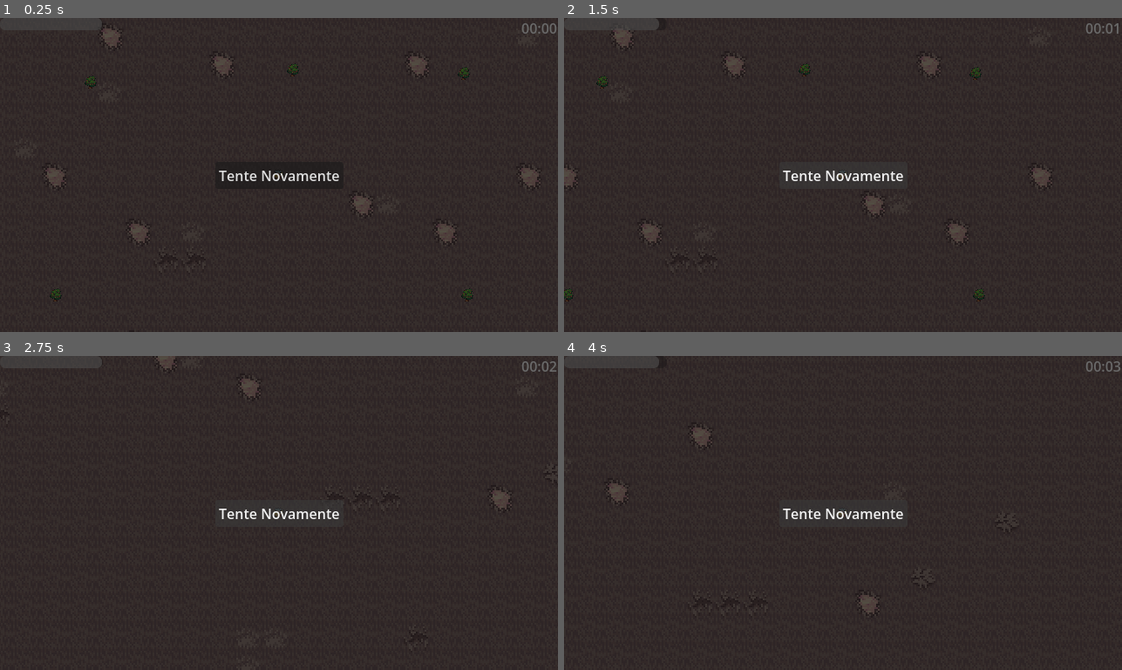
Above: before the commit, frames 1-4 (two rows, left to right).
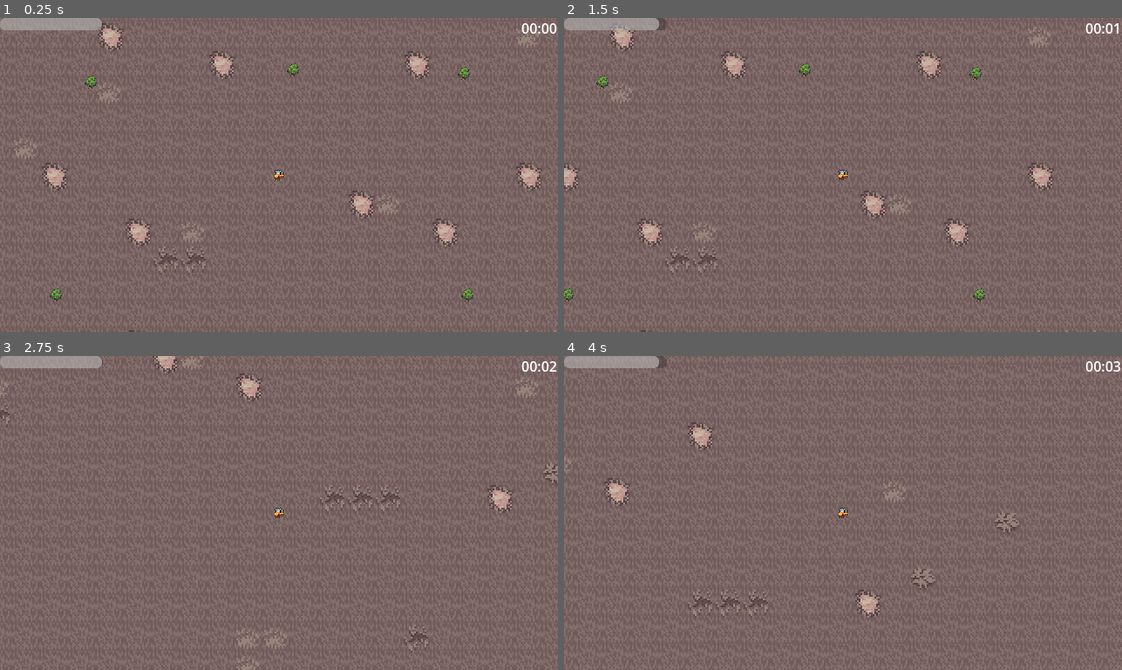
Above: after the commit, the same moments.

Repository: DevLucasOnly/DevLucasOnly-SurviveGD-Prototipo-de-Sobrevivencia-2D
Game: Godot game, scene res://scenes/world.tscn
Same seed, same stepped clock (60 frames per second), same inputs: the game is played once before the commit and once after it.
Inputs (mouse positions are in pixels of both pictures, inside the frame that each line leads up to):
- Up to frame 1 (0.25 s): no input
- Up to frame 2 (1.5 s): click (843, 175) at 0.5 s, where only the run before the commit has a clickable "Tente Novamente"; tap Enter at 1.25 s; hold D (move_right) from 1.28 s (still down)
- Up to frame 3 (2.75 s): release D (move_right) at 2.03 s; hold S (move_down) from 2.03 s (still down)
- Up to frame 4 (4 s): release S (move_down) at 2.78 s; hold D (move_right) 2.78-3.53 s; hold W (move_up) from 3.53 s (still down)

The runs differ from the first frame. In frame 1, 100% of the frame differs, in the area x 0-100%, y 0-100%; in frame 2, 100%; in frame 3, 100%; in frame 4, 100%.

Commit message:
Ajuste na tela de game over e no painel

Diff:
--- a/scenes/hud.tscn
+++ b/scenes/hud.tscn
@@ -3,6 +3,7 @@
 [ext_resource type="Script" uid="uid://mw2cyrq3rjtf" path="res://scripts/hud.gd" id="1_ahhtf"]
 
 [node name="HUD" type="CanvasLayer" unique_id=913610252]
+process_mode = 3
 script = ExtResource("1_ahhtf")
 
 [node name="BarraHumanidade" type="ProgressBar" parent="." unique_id=716565313]
--- a/scripts/hud.gd
+++ b/scripts/hud.gd
@@ -2,21 +2,37 @@
 
 @onready var barra_humanidade: ProgressBar = $BarraHumanidade
 @onready var tempo_label: Label = $TempoLabel
+@onready var painel_game_over: ColorRect = $PainelGameOver
+@onready var botao_restart: Button = $PainelGameOver/BotaoRestart
 
 func _ready() -> void:
-	# Define os valores iniciais na inicialização
+	# Oculta o painel de Game Over ao iniciar
+	painel_game_over.hide()
 	barra_humanidade.max_value = GameManager.humanidade_maxima
 	barra_humanidade.value = GameManager.humanidade_atual
 
-	# Conecta os sinais do Singleton às funções locais do HUD
 	GameManager.humanidade_alterada.connect(_atualizar_barra)
 	GameManager.tempo_atualizado.connect(_atualizar_tempo)
+
+	# Conecta o sinal de derrota
+	GameManager.game_over.connect(_exibir_game_over)
+
+	# Conecta o clique do botão via código
+	botao_restart.pressed.connect(_reiniciar_jogo)
 
 func _atualizar_barra(valor: float) -> void:
 	barra_humanidade.value = valor
 
 func _atualizar_tempo(tempo_segundos: int) -> void:
-	# Formata o valor inteiro para o formato MM:SS
 	var minutos = tempo_segundos / 60
 	var segundos = tempo_segundos % 60
 	tempo_label.text = "%02d:%02d" % [minutos, segundos]
+
+func _exibir_game_over() -> void:
+	painel_game_over.show()
+	get_tree().paused = true # Pausa todos os nós do jogo
+
+func _reiniciar_jogo() -> void:
+	get_tree().paused = false # Remove a pausa
+	GameManager.resetar_estado() # Reseta os dados do Singleton
+	get_tree().reload_current_scene() # Recarrega o mapa
